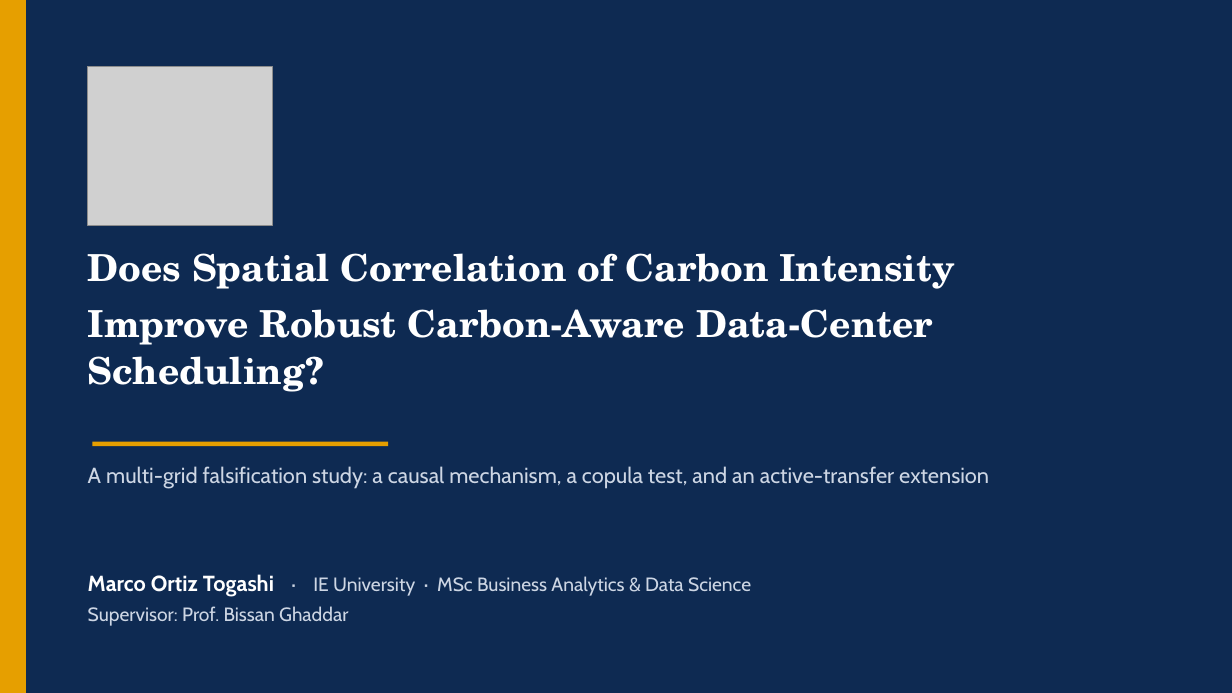
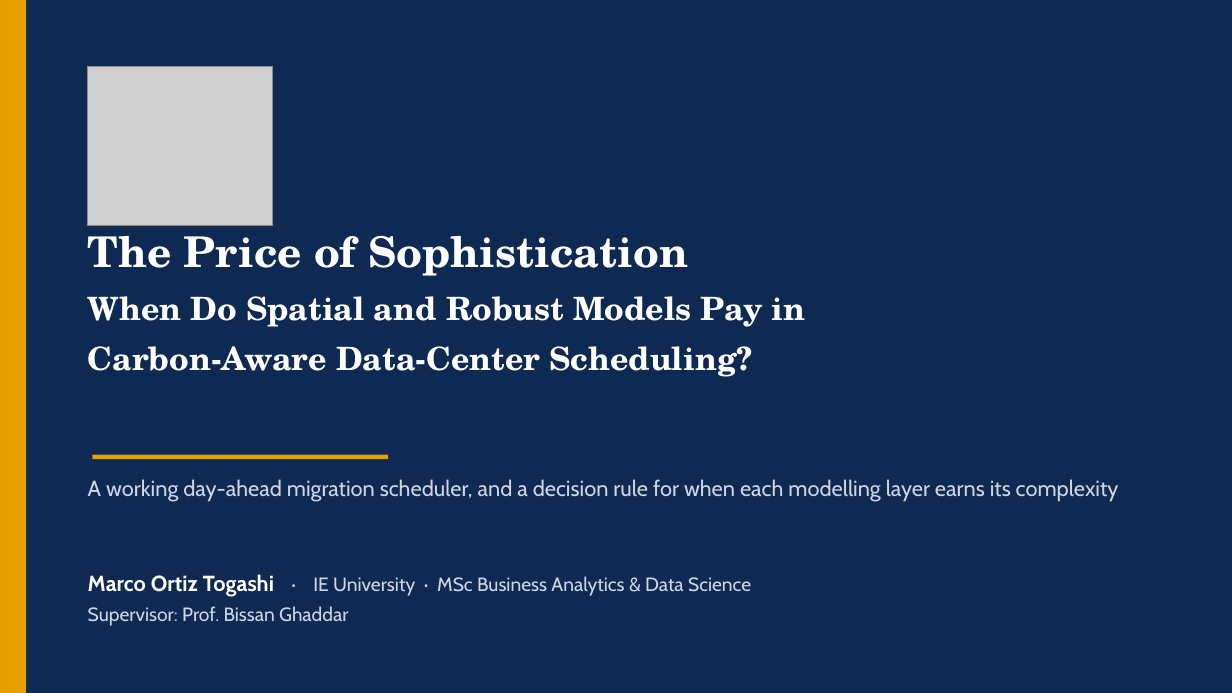
Before and after one commit to ma731/Capstone-in-Operations-Research, a slide deck: slide 1 of deck/capstone_defense.pptx. Drawn at 1232x693 pixels with LibreOffice and Linux fonts; fonts in the diff are those of the drawing; grey boxes stand for pictures. Boxes give left, top, right and bottom in pixels: in the first picture for what was removed or moved away, otherwise in the second. Text is boxed around its words. In the diff, an @@ line names an element or a change of style, - is before the commit and + after.

Commit message:
Pivot to value-first framing; correct transfer-lever savings to verified numbers
Reframe from null-result to "The Price of Sophistication": lead with the
day-ahead migration scheduler (the spatial transfer lever), demote the
spatial-correlation null to a screening rule (RQ2), recast the DRO as
day-ahead forecast-error hedging, and move the copula to an appendix.

Integrity fix: the transfer-lever headline (4.7-10.1% / "8-11 pts") was an
unverified placeholder that conflated two metrics. Ran
scripts/run_part3_transfer_value.py (committed snapshot) and corrected every
artifact to the real out-of-sample CVaR_0.95 reduction over the Phi=0
baseline: 4.0-9.9% (Western 4.0%, Eastern 9.9%, Diversified 9.0%).

- capstone_thesis.tex (28pp body) and full_thesis.tex (57pp): value-first
  restructure, copula demoted to app:copula, number correction
- build_deck.py / poster build_v23.js: deck (18 slides) and poster rebuilt
- plot_part3.py: real savings; crossover marker moved to M*~3

```diff
--- a/deck/capstone_defense.pptx
+++ b/deck/capstone_defense.pptx
@@ text at [88,224,806,377]: text changed; size 29 to 25 pt @@
-Does Spatial Correlation of Carbon Intensity
-Improve Robust Carbon-Aware Data-Center Scheduling?
+The Price of Sophistication
+When Do Spatial and Robust Models Pay in
+Carbon-Aware Data-Center Scheduling?
@@ text at [88,479,1119,502]: text changed @@
-A multi-grid falsification study: a causal mechanism, a copula test, and an active-transfer extension
+A working day-ahead migration scheduler, and a decision rule for when each modelling layer earns its complexity
@@ rectangle: place and size @@
-rectangle at [92,442,388,446]
+rectangle at [92,455,388,459]
```
Also in this commit, not shown: 8 other slides changed, 9 slides added, 9 slides removed, 42 other files.
